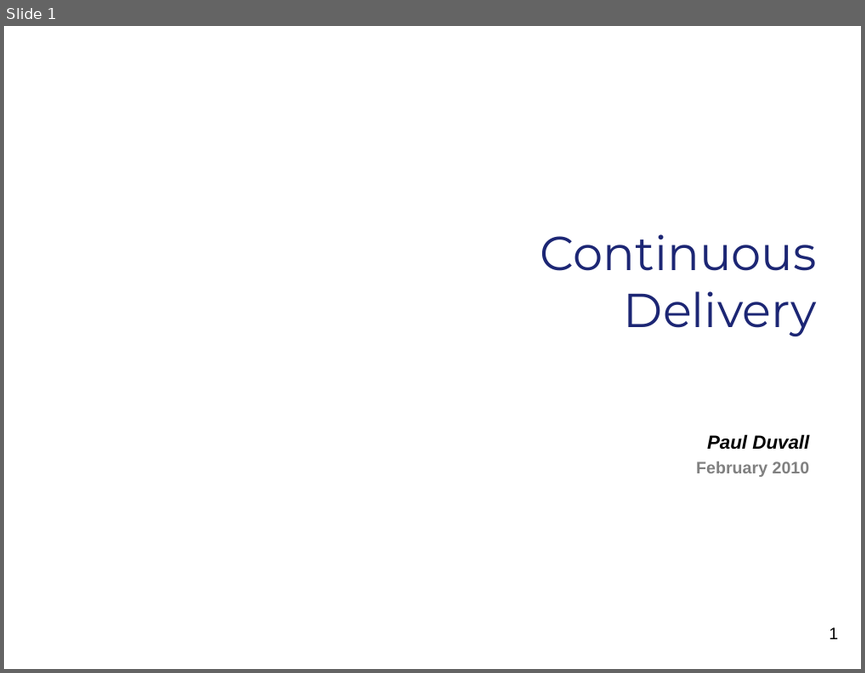
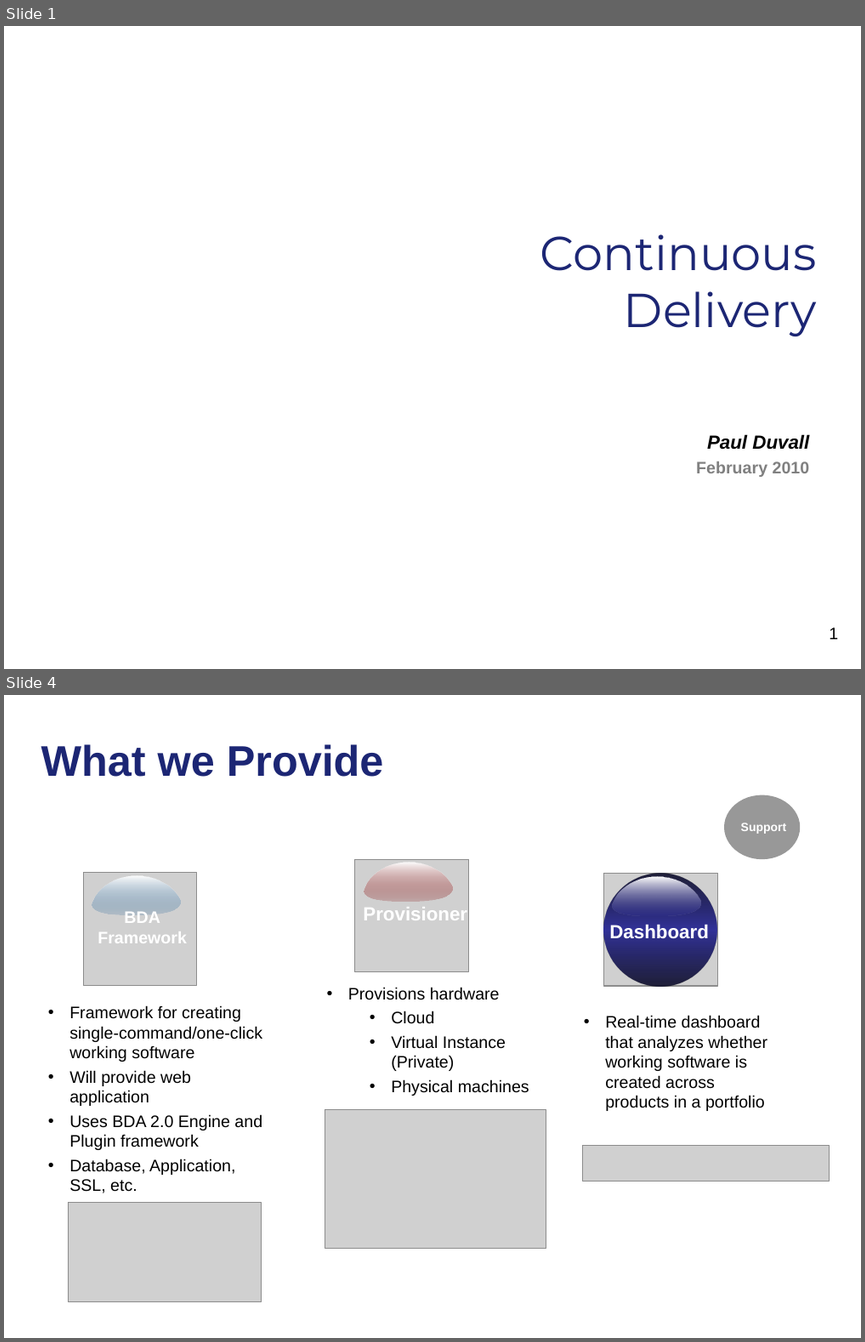
Before and after one commit to NCIP/automation, a slide deck: docs/continuous-delivery-caehr.ppt. Shown one above the other, each under a label of ours: slide 1 before the commit, slides 1 and 4 after it; the slides between them are not shown. The pictures are 865x673 and 865x1342 pixels, drawn with LibreOffice and Linux fonts; fonts in the diff are those of the drawing; grey boxes stand for pictures; background and template pictures are left out. Boxes give left, top, right and bottom in pixels: in the first picture for what was removed or moved away, otherwise in the second. Text is boxed around its words. In the diff, an @@ line names an element or a change of style, - is before the commit and + after.

```diff
--- a/docs/continuous-delivery-caehr.ppt
+++ b/docs/continuous-delivery-caehr.ppt
@@ slide 4 added at <box>4,695,861,1338</box>, background picture (left out) @@
@@ title added at <box>41,744,384,777</box>, 36 pt, text #1C2674, bold @@
+What we Provide
@@ ellipse added at <box>724,795,800,860</box>, fill #7F7F7F at 80% opacity @@
@@ text added at <box>741,823,786,834</box>, 10 pt, text #FFFFFF, bold @@
+Support
@@ group added at <box>84,873,197,985</box>: 2 pictures, 1 freeform shape, 1 text @@
+BDA
+Framework
@@ group added at <box>354,860,468,972</box>: 2 pictures, 1 freeform shape, 1 text @@
+Provisioner
@@ group added at <box>604,873,717,986</box>: 1 picture, 1 ellipse, 1 freeform shape, 1 text @@
+Dashboard
@@ text added at <box>348,987,529,1095</box>, 14 pt, text #000000 @@
+• Provisions hardware
+  • Cloud
+  • Virtual Instance (Private)
+  • Physical machines
@@ text added at <box>69,1005,262,1193</box>, 14 pt, text #000000 @@
+• Framework for creating single-command/one-click working software
+• Will provide web application
+• Uses BDA 2.0 Engine and Plugin framework
+• Database, Application, SSL, etc.
@@ text added at <box>605,1015,767,1111</box>, 14 pt, text #000000 @@
+• Real-time dashboard that analyzes whether working software is created across products in a portfolio
@@ picture added at <box>325,1109,546,1247</box> @@
@@ picture added at <box>582,1145,829,1181</box> @@
@@ picture added at <box>69,1202,261,1303</box> @@
```
Also in this commit, not shown: 5 slides changed, 1 other slide added, 1 slide removed.
